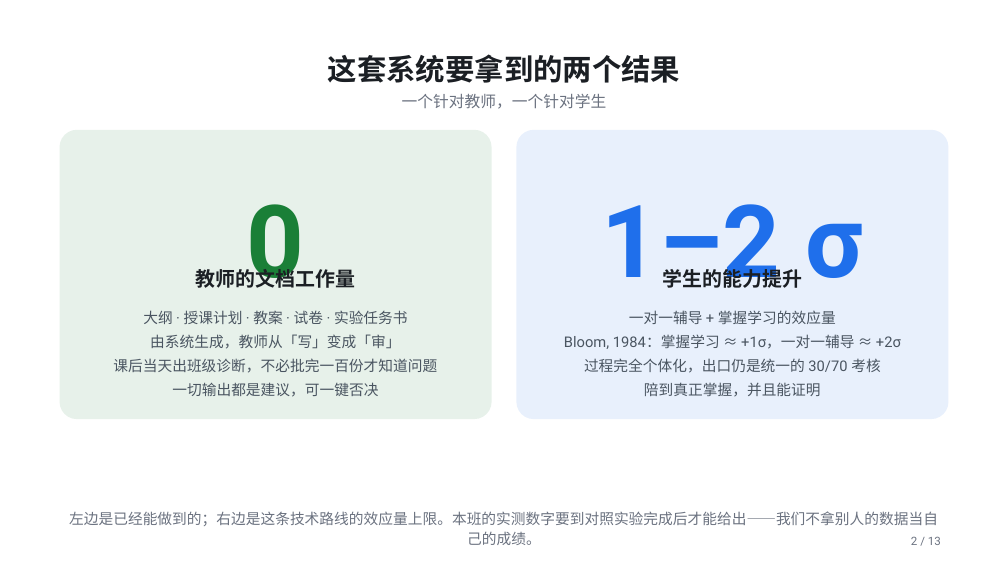
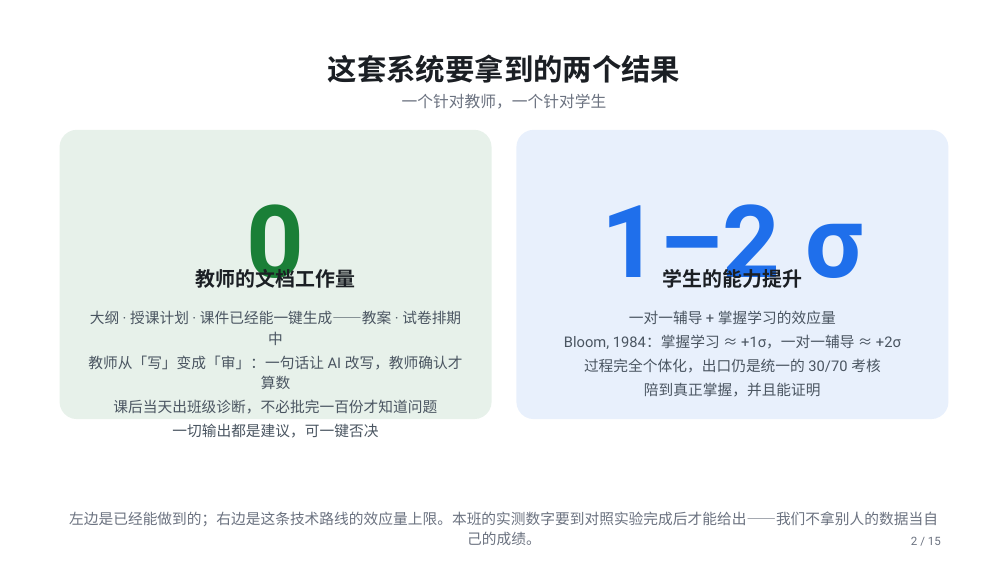
Before and after one commit to codesoldier99/AI_EDU, a slide deck: slide 2 of docs/slides/院长实验班AI教学系统_汇报.pptx. Drawn at 1008x567 pixels with LibreOffice and Linux fonts; fonts in the diff are those of the drawing. Boxes give left, top, right and bottom in pixels: in the first picture for what was removed or moved away, otherwise in the second. Text is boxed around its words. In the diff, an @@ line names an element or a change of style, - is before the commit and + after.

```diff
--- a/docs/slides/院长实验班AI教学系统_汇报.pptx
+++ b/docs/slides/院长实验班AI教学系统_汇报.pptx
@@ text at [88, 310, 463, 389]: text changed @@
-大纲 · 授课计划 · 教案 · 试卷 · 实验任务书
-由系统生成，教师从「写」变成「审」
+大纲 · 授课计划 · 课件已经能一键生成——教案 · 试卷排期中
+教师从「写」变成「审」：一句话让 AI 改写，教师确认才算数
@@ text at [911, 537, 941, 545]: text changed @@
-2 / 13
+2 / 15
```
Also in this commit, not shown: 11 other slides changed, 2 slides added, 1 other file.
